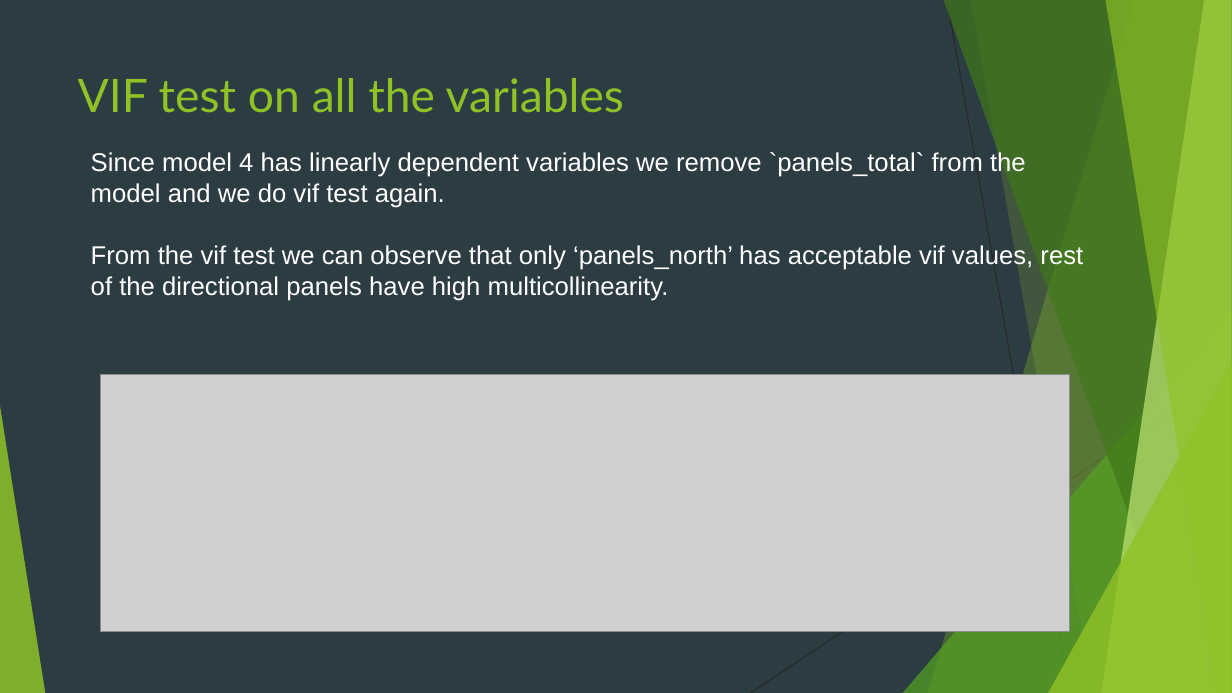
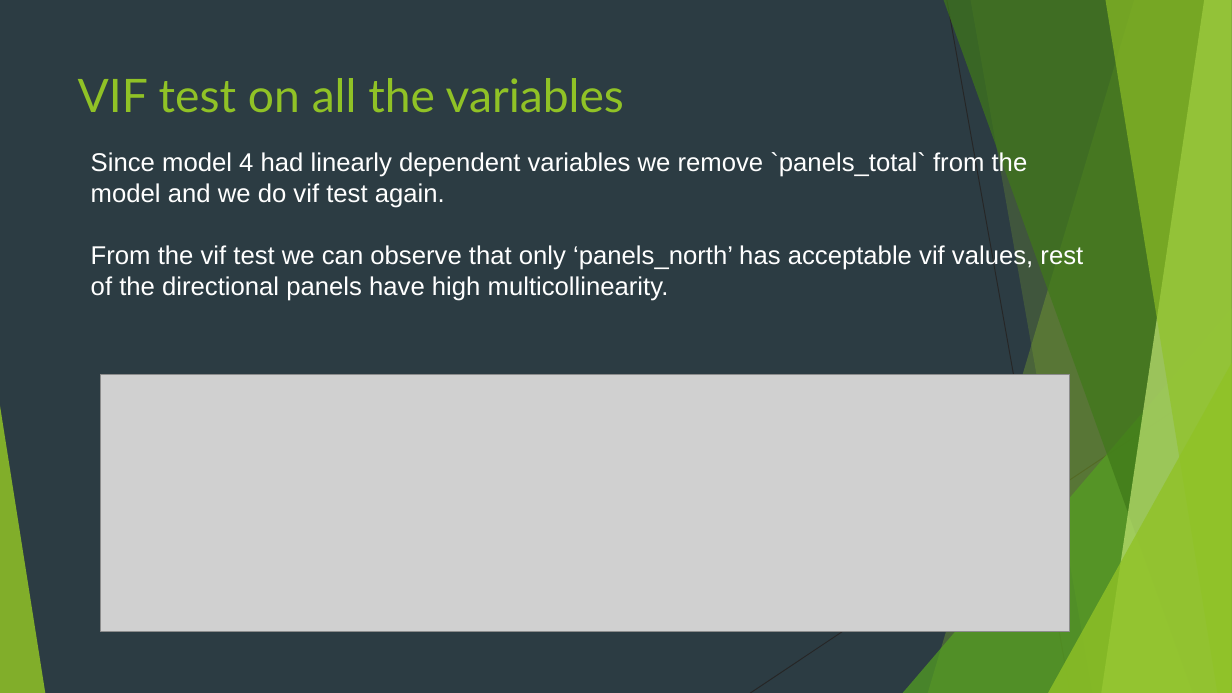
Before and after one commit to breardon7/6101-GroupProjects, a slide deck: slide 26 of 6101 Group Project New Version_pranay_3.20 v3.pptx. Drawn at 1232x693 pixels with LibreOffice and Linux fonts; fonts in the diff are those of the drawing; grey boxes stand for pictures. Boxes give left, top, right and bottom in pixels: in the first picture for what was removed or moved away, otherwise in the second. Text is boxed around its words. In the diff, an @@ line names an element or a change of style, - is before the commit and + after.

Commit message:
123

```diff
--- a/6101 Group Project New Version_pranay_3.20 v3.pptx
+++ b/6101 Group Project New Version_pranay_3.20 v3.pptx
@@ text at (91,151,1028,208): text changed @@
-Since model 4 has linearly dependent variables we remove `panels_total` from the model and we do vif test again.
+Since model 4 had linearly dependent variables we remove `panels_total` from the model and we do vif test again.
```
